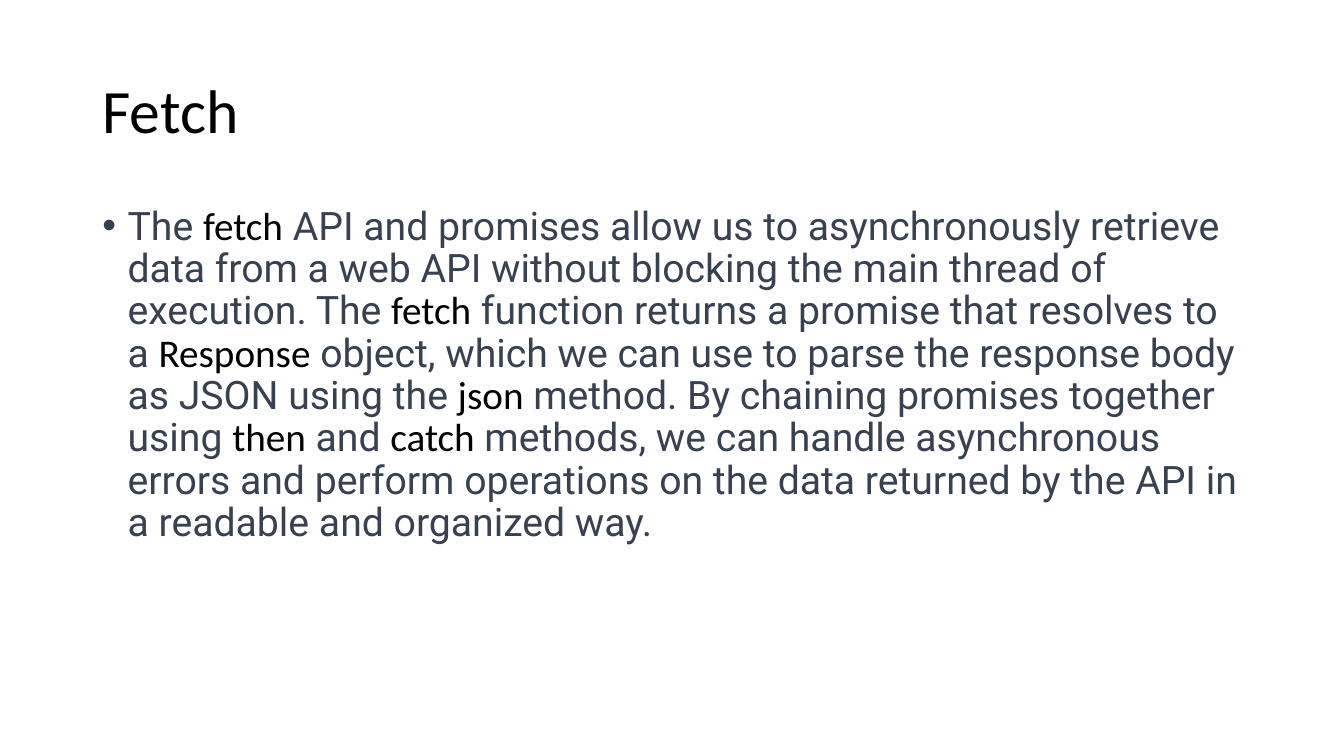
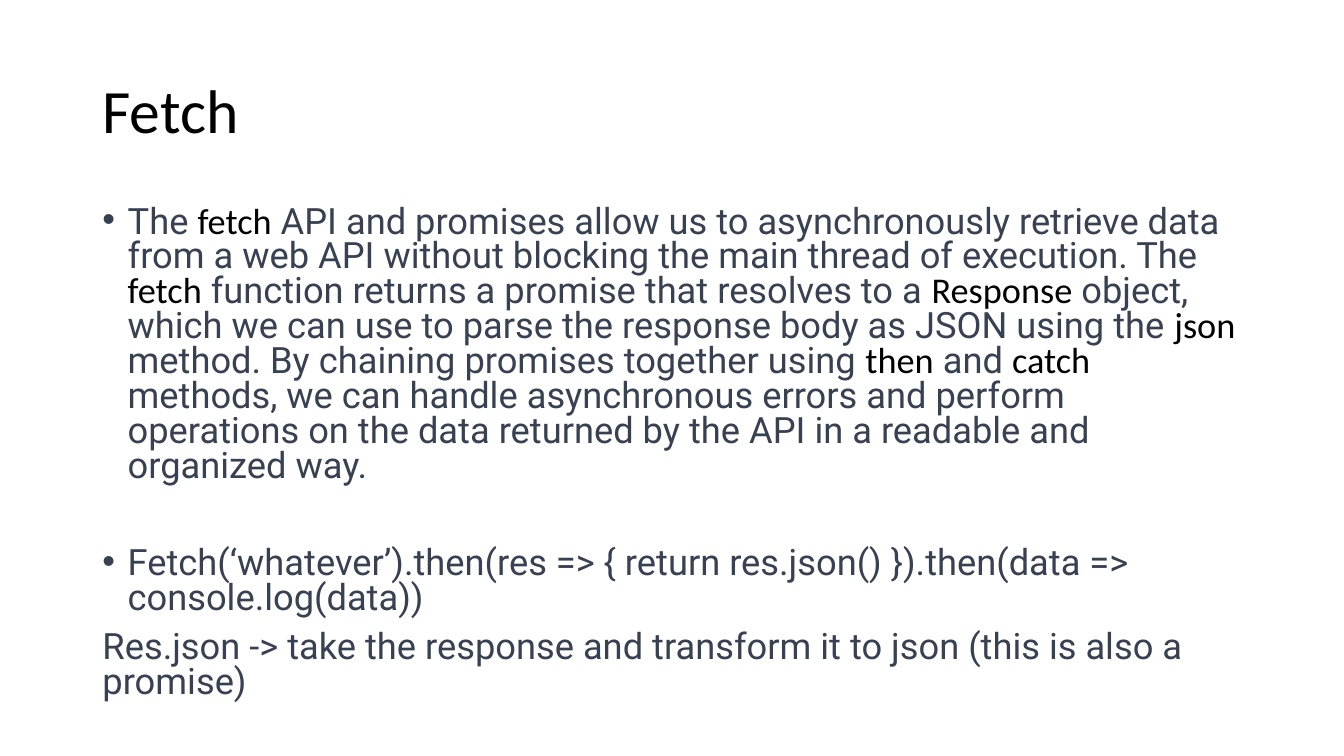
Before and after one commit to 1shaked/full-stack, a slide deck: slide 69 of 16ass/16ass.pptx. Drawn at 1344x756 pixels with LibreOffice and Linux fonts; fonts in the diff are those of the drawing. Boxes give left, top, right and bottom in pixels: in the first picture for what was removed or moved away, otherwise in the second. Text is boxed around its words. In the diff, an @@ line names an element or a change of style, - is before the commit and + after.

```diff
--- a/16ass/16ass.pptx
+++ b/16ass/16ass.pptx
@@ text at box(128, 206, 1235, 486): size 28 to 25.9 pt in "The fetch API and promises allow us ..."; line spacing 0.9 to 0.8 @@
@@ text at box(102, 546, 1182, 702): paragraphs added @@
+• Fetch(‘whatever’).then(res => { return res.json() }).then(data => console.log(data))
+Res.json -> take the response and transform it to json (this is also a promise)
```
Also in this commit, not shown: 4 other slides changed, 4 slides added, 4 slides removed, 58 other files.
